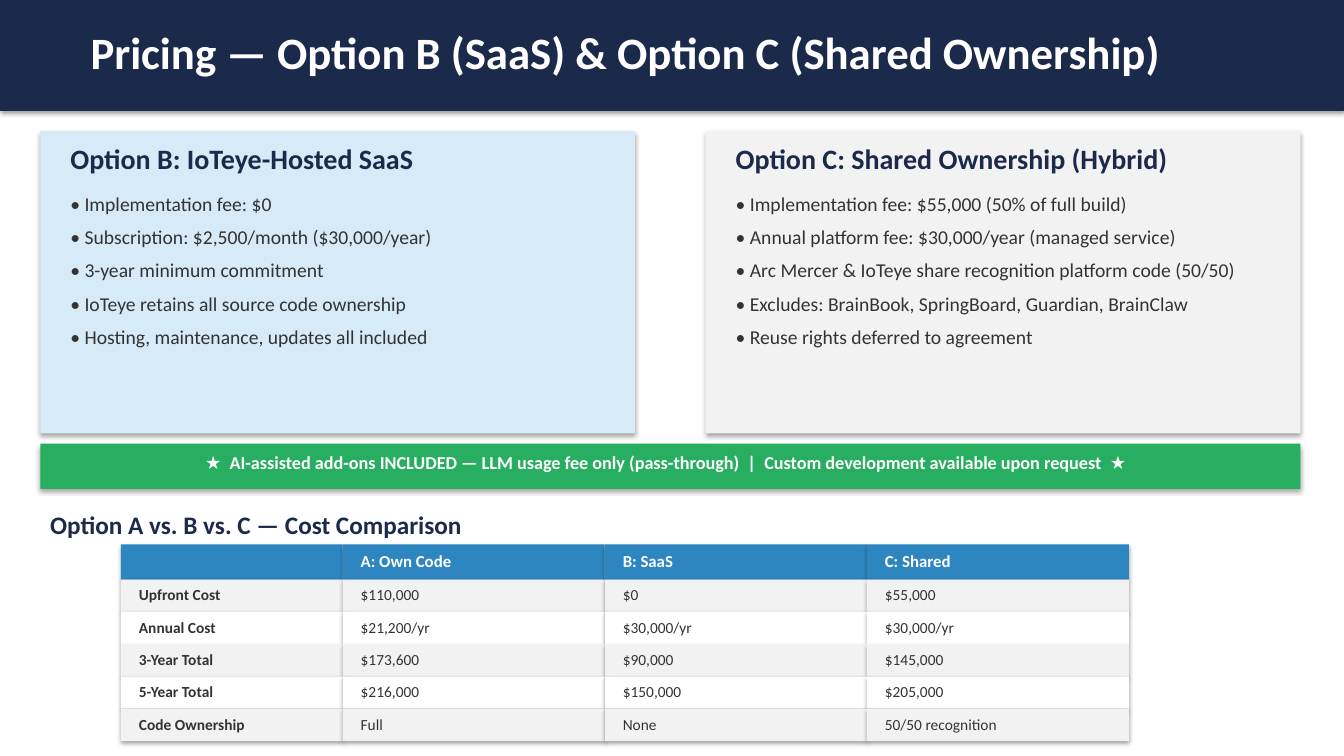
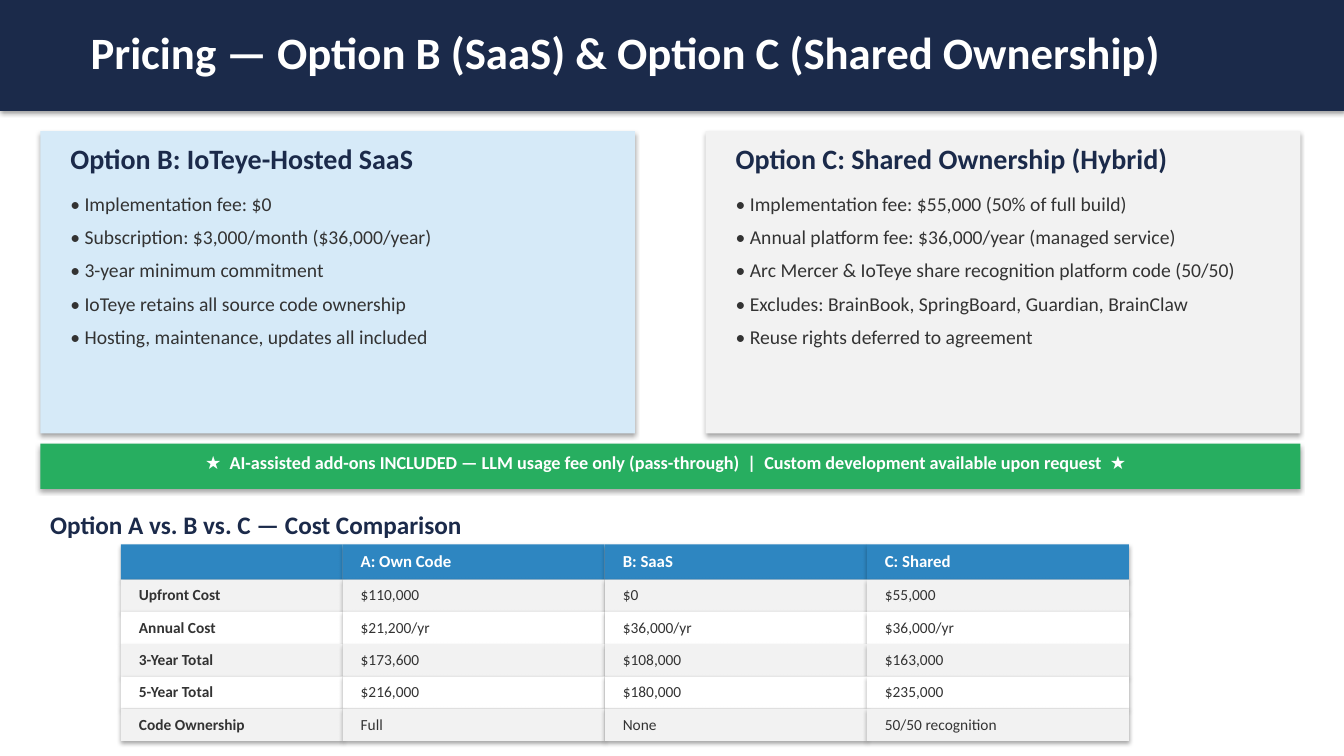
Before and after one commit to mingjyesheng-ioteye/sb_rewards, a slide deck: slide 15 of RFP/IoTeye - Arc Mercer Pitch.pptx. Drawn at 1344x756 pixels with LibreOffice and Linux fonts; fonts in the diff are those of the drawing. Boxes give left, top, right and bottom in pixels: in the first picture for what was removed or moved away, otherwise in the second. Text is boxed around its words. In the diff, an @@ line names an element or a change of style, - is before the commit and + after.

Commit message:
Update Option B & C pricing in pitch deck to match proposal: ,000/yr annual fee

```diff
--- a/RFP/IoTeye - Arc Mercer Pitch.pptx
+++ b/RFP/IoTeye - Arc Mercer Pitch.pptx
@@ text at <box>85,230,432,247</box>: text changed @@
-• Subscription: $2,500/month ($30,000/year)
+• Subscription: $3,000/month ($36,000/year)
@@ text at <box>750,230,1176,248</box>: text changed @@
-• Annual platform fee: $30,000/year (managed service)
+• Annual platform fee: $36,000/year (managed service)
@@ text at <box>623,622,692,636</box>: text changed @@
-$30,000/yr
+$36,000/yr
@@ text at <box>885,622,954,636</box>: text changed @@
-$30,000/yr
+$36,000/yr
@@ text at <box>623,654,682,667</box>: text changed @@
-$90,000
+$108,000
@@ text at <box>885,654,944,667</box>: text changed @@
-$145,000
+$163,000
@@ text at <box>623,686,682,699</box>: text changed @@
-$150,000
+$180,000
@@ text at <box>885,687,944,699</box>: text changed @@
-$205,000
+$235,000
```
Also in this commit, not shown: 1 other file.
